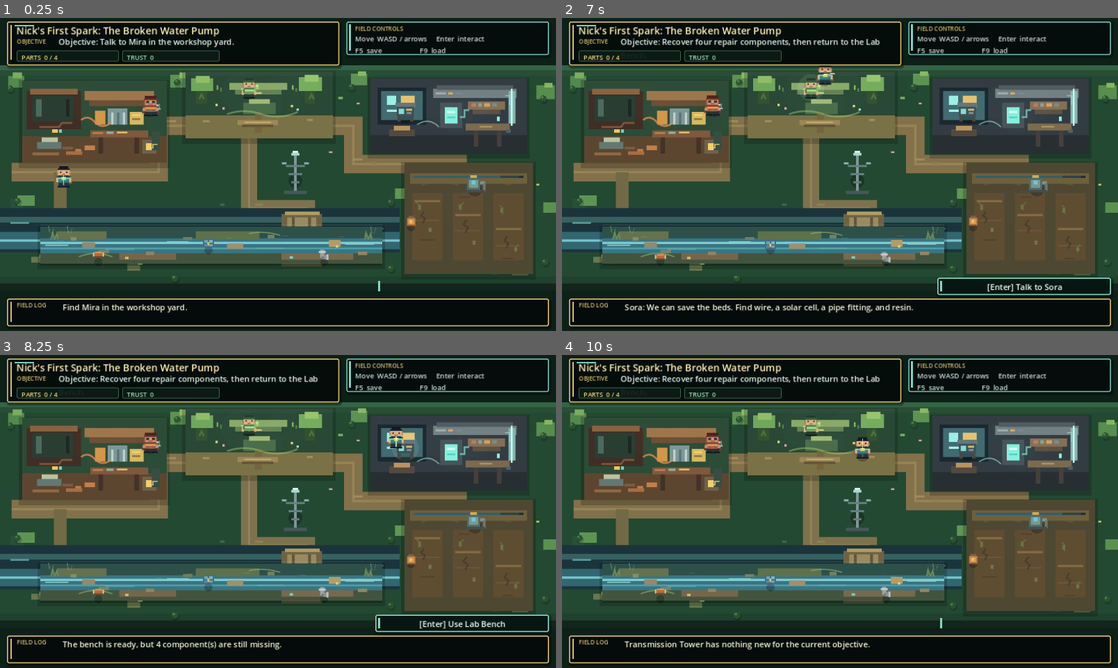
Above: before the commit, frames 1-4 (two rows, left to right).
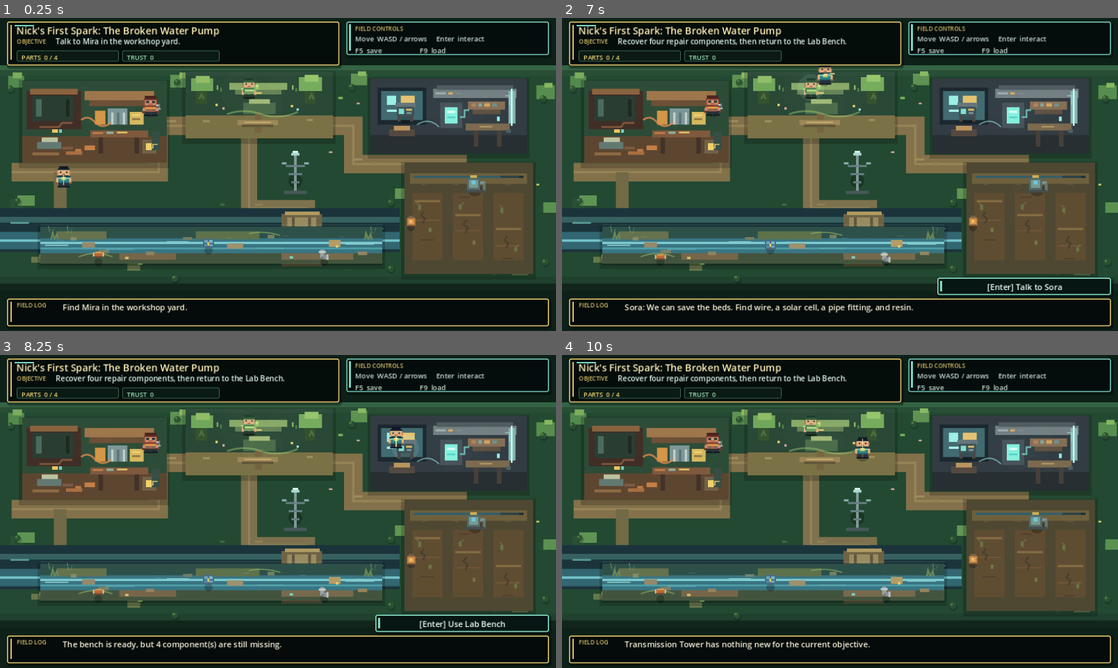
Above: after the commit, the same moments.

Repository: ndrorchestration/nick-luminous-valley
Game: Godot game, scene res://scenes/world/main.tscn
Two runs of this game, one before a commit and one after it. Both use one fixed random seed, a clock stepped at 60 frames per second and the inputs below.
Inputs:
- Up to frame 1 (0.25 s): no input
- Up to frame 2 (7 s): tap Enter at 0.5, 0.6, 1.35, 2.1, 2.75, 2.85, 3.6, 4.35, 5.1, 5.85, 6.6 s; hold Up (ui_up) 0.53-2.03 s; tap Space at 0.77, 1.52, 2, 3.02, 3.77, 4.52, 6.02, 6.77 s; hold Left (ui_left) 2.03-3.53 s; hold Down (ui_down) 3.53-4.28 s; hold Right (ui_right) 4.28-5.03 s; hold Up (ui_up) 5.03-5.78 s; hold Right (ui_right) from 5.78 s (still down)
- Up to frame 3 (8.25 s): tap Enter at 7.35, 8.1 s; tap Space at 7.52 s; release Right (ui_right) at 8.03 s; hold Down (ui_down) from 8.03 s (still down)
- Up to frame 4 (10 s): release Down (ui_down) at 8.78 s; hold Left (ui_left) 8.78-9.53 s; tap Enter at 8.85, 9.6 s; tap Space at 9.02, 9.77 s; hold Up (ui_up) from 9.53 s (still down)

The runs differ from the first frame. In frame 1, 0.5% of the frame differs, in the area x 10-69%, y 6-88%; in frame 2, 0.6%; in frame 3, 0.6%; in frame 4, 0.7%.

Commit message:
Fix HUD objective wrapping and hidden prompt accent

Diff:
--- a/scripts/ui/hud.gd
+++ b/scripts/ui/hud.gd
@@ -9,6 +9,7 @@
 var message_label: Label
 var hint_label: Label
 var hint_panel: Panel
+var hint_accent: ColorRect
 var objective_tag_label: Label
 var controls_title_label: Label
 var message_tag_label: Label
@@ -23,16 +24,16 @@
 	_add_accent(Vector2(25, 12), Vector2(34, 2), Color("78d5c0"))
 	_add_accent(Vector2(603, 11), Vector2(3, 46), Color("78d5c0"))
 	_add_accent(Vector2(18, 490), Vector2(3, 35), Color("d7bd68"))
-	_add_accent(Vector2(653, 454), Vector2(3, 18), Color("82d9c1"))
+	hint_accent = _add_accent(Vector2(653, 454), Vector2(3, 18), Color("82d9c1"))
 
 	title_label = _make_label(Vector2(28, 10), Vector2(540, 21), 17, Color("fff0b7"))
 	title_label.add_theme_color_override("font_shadow_color", Color(0.0, 0.0, 0.0, 0.72))
 	title_label.add_theme_constant_override("shadow_offset_x", 1)
 	title_label.add_theme_constant_override("shadow_offset_y", 1)
 
-	objective_tag_label = _make_label(Vector2(29, 33), Vector2(78, 17), 10, Color("d7bd68"))
+	objective_tag_label = _make_label(Vector2(29, 33), Vector2(68, 17), 10, Color("d7bd68"))
 	objective_tag_label.text = "OBJECTIVE"
-	objective_label = _make_label(Vector2(101, 31), Vector2(456, 20), 14, Color("e0f4eb"))
+	objective_label = _make_label(Vector2(96, 31), Vector2(466, 20), 13, Color("e0f4eb"))
 
 	inventory_label = _make_stat_chip(Vector2(29, 56), Vector2(176, 19), Color("f0d477"))
 	trust_label = _make_stat_chip(Vector2(211, 56), Vector2(168, 19), Color("9ee2b8"))
@@ -51,12 +52,13 @@
 
 func refresh(title: String, objective: String, part_count: int, trust: int, message: String, hint: String) -> void:
 	title_label.text = title
-	objective_label.text = objective
+	objective_label.text = objective.trim_prefix("Objective:").strip_edges()
 	inventory_label.text = "PARTS  %d / 4" % part_count
 	trust_label.text = "TRUST  %d" % trust
 	message_label.text = message
 	hint_label.text = hint
 	hint_panel.visible = not hint.is_empty()
+	hint_accent.visible = hint_panel.visible
 
 func _add_panel(pos: Vector2, dimensions: Vector2, color: Color, border_color: Color, shadow_color: Color) -> Panel:
 	var panel := Panel.new()
@@ -102,12 +104,13 @@
 	label.vertical_alignment = VERTICAL_ALIGNMENT_CENTER
 	return label
 
-func _add_accent(pos: Vector2, dimensions: Vector2, color: Color) -> void:
+func _add_accent(pos: Vector2, dimensions: Vector2, color: Color) -> ColorRect:
 	var accent := ColorRect.new()
 	accent.position = pos
 	accent.size = dimensions
 	accent.color = color
 	add_child(accent)
+	return accent
 
 func _make_label(pos: Vector2, dimensions: Vector2, font_size: int, font_color: Color) -> Label:
 	var label := Label.new()
